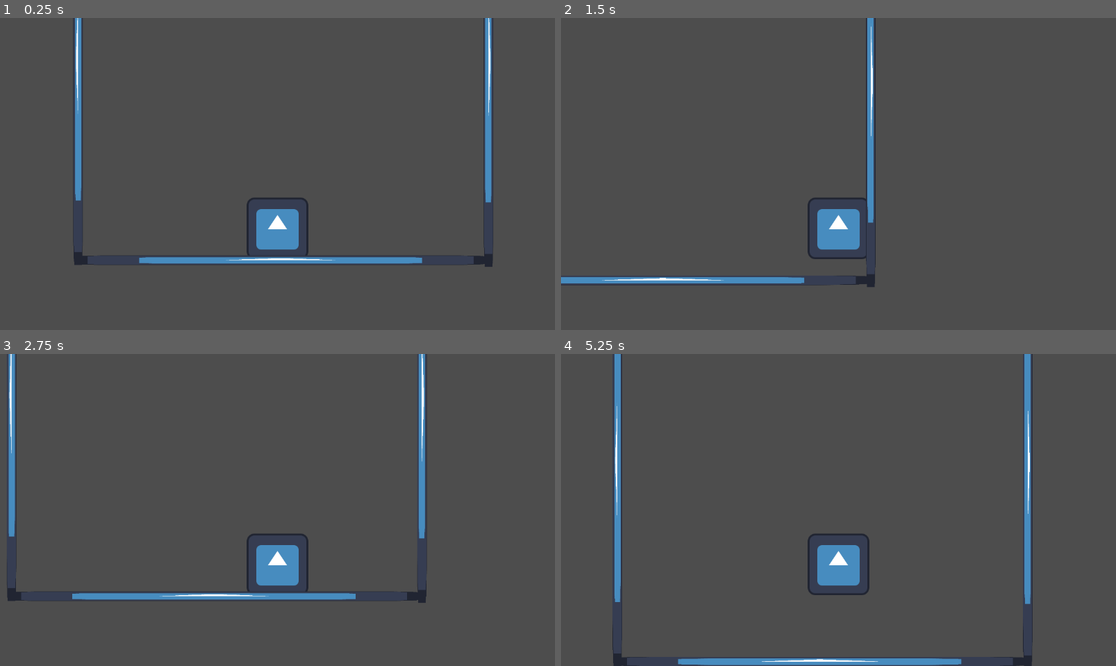
Above: before the commit, frames 1-4 (two rows, left to right).
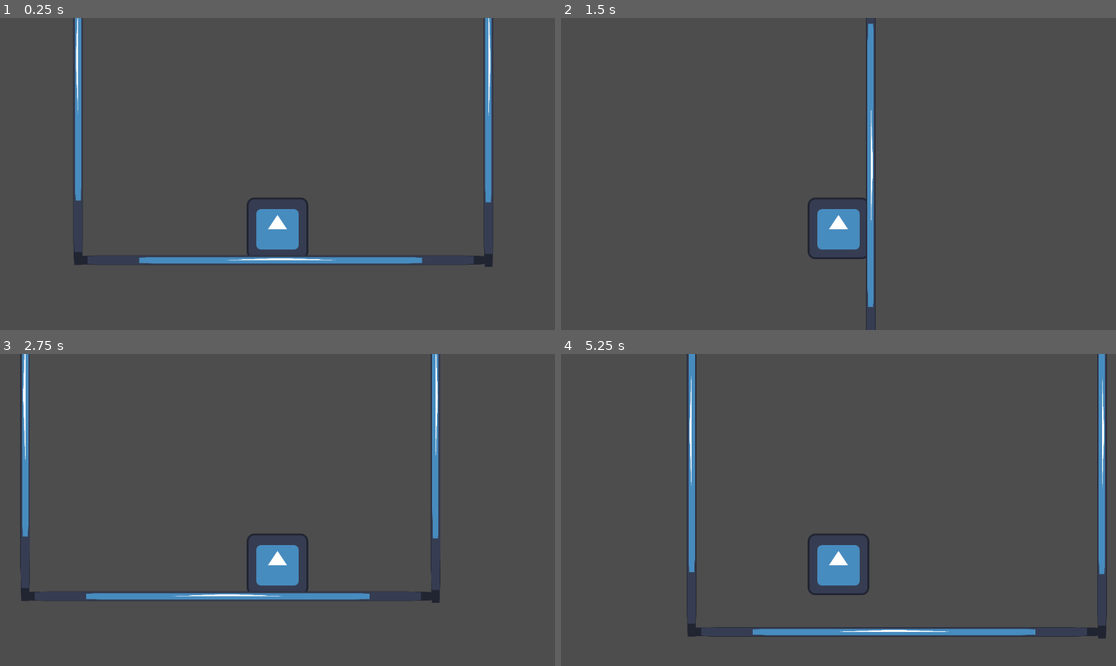
Above: after the commit, the same moments.

Repository: FeLaLj/UP-game
Game: Godot game, scene res://scenes/World_2d.tscn
Same seed, same stepped clock (60 frames per second), same inputs: the game is played once before the commit and once after it. The engine's default icon, where the game draws it, is replaced by a stand-in: a white triangle on a blue panel in a dark square.
Inputs:
- Up to frame 1 (0.25 s): no input
- Up to frame 2 (1.5 s): tap Enter at 0.5 s; hold Right (ui_right) from 0.53 s (still down); tap Up (ui_up) at 0.6, 0.77, 1.07, 1.35 s
- Up to frame 3 (2.75 s): tap Up (ui_up) at 1.52, 1.82, 2.1 s; release Right (ui_right) at 2.03 s; hold Left (ui_left) from 2.03 s (still down)
- Up to frame 4 (5.25 s): release Left (ui_left) at 2.78 s; hold Right (ui_right) 2.78-4.28 s; tap Up (ui_up) at 2.85, 3.02, 3.32, 3.6, 3.77, 4.07, 4.35, 4.52, 4.82, 5.1 s; hold Left (ui_left) 4.28-5.03 s; hold Right (ui_right) from 5.03 s (still down)

The runs differ from the first frame. In frame 2, 1.6% of the frame differs, in the area x 0-57%, y 0-100%; in frame 3, 3.6%; in frame 4, 7.0%, in the area x 9-99%, y 0-100%.

Commit message:
update to movement system. Corrected collision detection for walls. Added modularity to the algo to be able to detect slopes or others in the future

Diff:
--- a/player.gd
+++ b/player.gd
@@ -1,19 +1,19 @@
 extends CharacterBody2D
 
-const speed = 550.0
-const jump_power = -2000.0
+# Constants
+const speed = 550
+const jump_power = -2000
+const acc = 50
+const friction = 70
+const gravity = 120
+const wall_jump_pushback = 500
+const wall_slide_gravity = 300
+const max_fall_speed = 800
 
-const acc = 50.0
-const friction = 70.0
-const gravity = 120.0
-
-const wall_jump_pushback = 100.0
-const max_fall_speed = 800
-const wall_slide_gravity = 300.0
-
+# Variables
 var is_wall_sliding = false
 
-func _physics_process(delta):
+func _physics_process(_delta):
 	var input_dir = input()
 
 	if input_dir != Vector2.ZERO:
@@ -22,55 +22,56 @@
 		add_friction()
 
 	apply_gravity()
+	wall_slide()
 	jump()
-	wall_slide()
+
+	# Move character
 	move_and_slide()
 
-func player_movement():
-	move_and_slide()
-
-func accelerate(direction):
-	velocity = velocity.move_toward(speed * direction, acc)
-
-func add_friction():
-	velocity = velocity.move_toward(Vector2.ZERO, friction)
-
-func apply_gravity():
-	if !is_wall_sliding:
-		velocity.y += gravity
-
+# Handles player input
 func input() -> Vector2:
 	var input_dir = Vector2.ZERO
 	input_dir.x = Input.get_axis("ui_left", "ui_right")
 	return input_dir.normalized()
 
+# Handles player acceleration
+func accelerate(direction):
+	velocity = velocity.move_toward(speed * direction, acc)
 
+# Applies friction when no input is given
+func add_friction():
+	velocity = velocity.move_toward(Vector2.ZERO, friction)
+
+# Applies gravity unless the character is wall-sliding
+func apply_gravity():
+	if !is_wall_sliding:
+		velocity.y += gravity
+
+# Handles player jumping
 func jump():
-	velocity.y += gravity
 	if Input.is_action_just_pressed("ui_up"):
 		if is_on_floor():
 			velocity.y = jump_power
-	elif is_on_wall():
-		if Input.is_action_pressed("ui_right"):
+		elif is_touching_wall():
 			velocity.y = jump_power
-			velocity.y = -wall_jump_pushback
-		elif Input.is_action_pressed("ui_left"):
-			velocity.y = jump_power
-			velocity.x = wall_jump_pushback
+			velocity.x = -wall_jump_pushback if velocity.x > 0 else wall_jump_pushback
 
+# Wall sliding logic
+func wall_slide():
+	if is_touching_wall() and !is_on_floor():
+		is_wall_sliding = true
+		# Apply reduced gravity when sliding
+		velocity.y += wall_slide_gravity * 0.1
+		# Clamp the fall speed to avoid rapid falling
+		velocity.y = min(velocity.y, max_fall_speed)
+	else:
+		is_wall_sliding = false
+
+# Checks for wall collisions based on collision normals
 func is_touching_wall() -> bool:
 	for i in range(get_slide_collision_count()):
 		var collision = get_slide_collision(i)
-		#check collision y axis
-		if abs(collision.normal.x) > 0.9:
+		# Detects if the normal is nearly horizontal (touching a wall)
+		if abs(collision.get_normal().x) > 0.9:
 			return true
 	return false
-
-func wall_slide():
-	if is_on_wall() and !is_on_floor() and Input.get_axis("ui_left", "ui_right") != 0:
-		is_wall_sliding = true
-	else:
-		is_wall_sliding = false
-	if is_wall_sliding:
-		velocity.y += wall_slide_gravity * 0.1
-		velocity.y = min(velocity.y, max_fall_speed)
